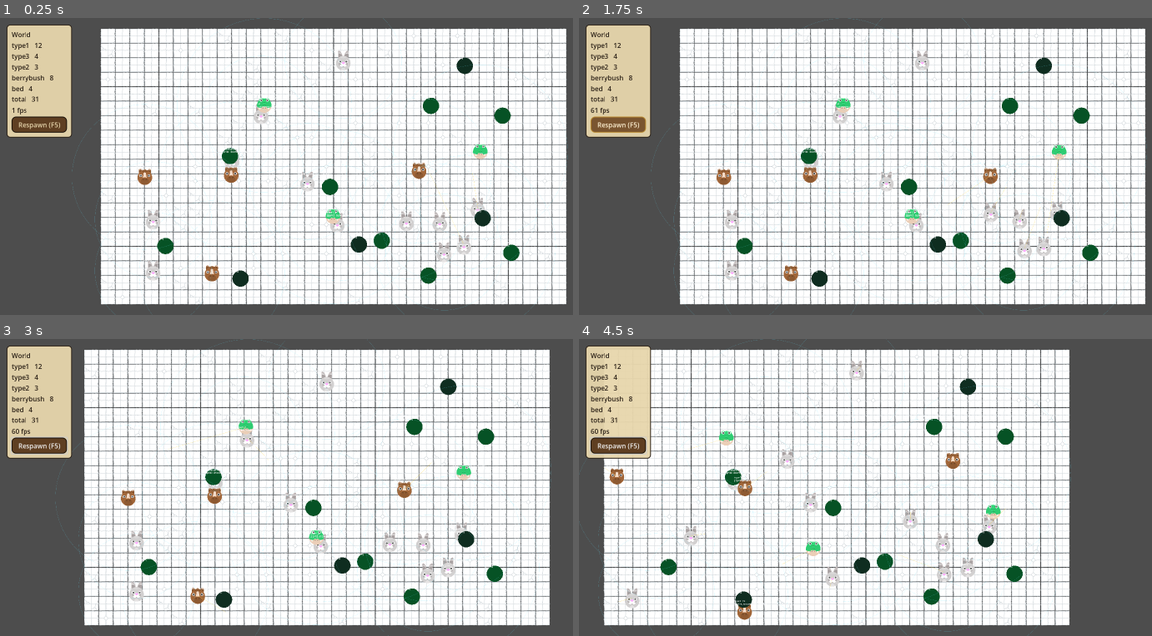
Above: before the commit, frames 1-4 (two rows, left to right).
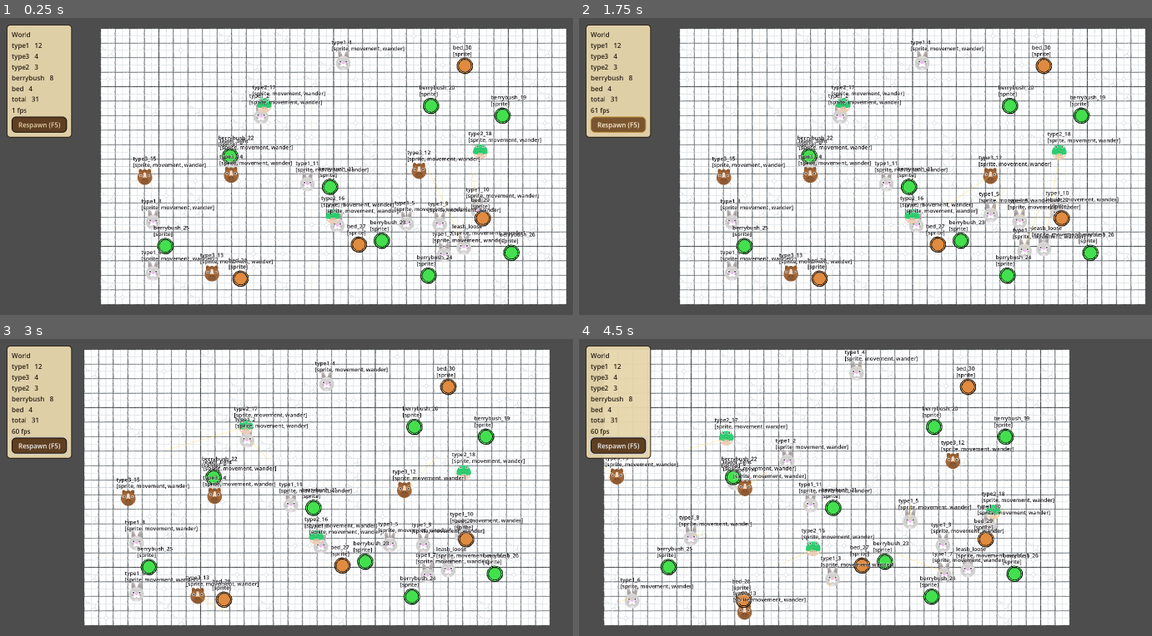
Above: after the commit, the same moments.

Repository: hafizosina/compilationpack
Game: Godot game, scene res://8. SimpleAiSystem/main.tscn
The game is run twice, just before and just after one commit, with the same random seed, the same clock (stepped at 60 frames per second) and the same inputs.
Inputs (mouse positions are in pixels of both pictures, inside the frame that each line leads up to):
- Up to frame 1 (0.25 s): no input
- Up to frame 2 (1.75 s): click "Respawn (F5)" at 0.5 s; click "Respawn (F5)" at 1.25 s
- Up to frame 3 (3 s): click "Respawn (F5)" at 2 s; tap Enter at 2.75 s; move the mouse to (481, 472) at 2.77 s; hold Right (ui_right) from 2.78 s (still down); hold Shift (sprint) from 2.78 s (still down); click (481, 472) at 2.92 s
- Up to frame 4 (4.5 s): release Right (ui_right) at 3.5 s; release Shift (sprint) at 3.5 s; drag from (779, 502) to (985, 567) at 3.52 s; move the mouse to (980, 422) at 4.27 s; hold Right (ui_right) from 4.28 s (still down); hold Shift (sprint) from 4.28 s (still down)

The runs differ from the first frame. In frame 1, 5.2% of the frame differs, in the area x 12-100%, y 0-100%; in frame 2, 5.1%; in frame 3, 5.1%; in frame 4, 5.2%, in the area x 0-86%, y 0-100%.

Commit message:
fix(sim): legible overlay levels and neutral prop tints

Diff:
--- a/8. SimpleAiSystem/components/sim_debug_component.gd
+++ b/8. SimpleAiSystem/components/sim_debug_component.gd
@@ -8,18 +8,26 @@
 ## injected by SimEntityFactory whenever Constant.DEBUG is on rather than
 ## authored into a blueprint — it is a dev tool, not content.
 
-## Shared toggle for every overlay in the scene, flipped by main.gd (F1).
-static var overlay_visible: bool = true
+## How much each overlay draws. LEASHES is the per-instance override proof but
+## is deliberately not the default — one circle per creature is unreadable with
+## a whole population on screen.
+enum Mode { OFF, LABELS, LEASHES }
 
-const TEXT_COLOR := Color(1, 1, 1, 0.85)
-const LEASH_COLOR := Color(0.4, 0.9, 1, 0.3)
+## Shared across every overlay in the scene, cycled by main.gd (F1).
+static var mode: Mode = Mode.LABELS
+
+const TEXT_COLOR := Color(0.09, 0.08, 0.1, 1)
+const TEXT_OUTLINE_COLOR := Color(1, 1, 1, 0.85)
+const TEXT_OUTLINE_SIZE := 4
+const LEASH_COLOR := Color(0.15, 0.55, 0.75, 0.45)
 const TARGET_COLOR := Color(1, 0.85, 0.3, 0.6)
-const FONT_SIZE := 11
-const LABEL_ORIGIN := Vector2(-46.0, -42.0)
+## Sized for the default camera zoom (0.55) — world-space text shrinks with it.
+const FONT_SIZE := 24
+const LABEL_ORIGIN := Vector2(-52.0, -72.0)
 
 var _wander: SimWanderComponent
 var _movement: SimMovementComponent
-var _was_visible: bool = true
+var _drawn_mode: Mode = Mode.LABELS
 
 ## Adds an overlay to `entity` and registers it. Called by the factory.
 static func attach(entity: SimEntity) -> SimDebugComponent:
@@ -43,25 +51,31 @@
 func _process(_delta: float) -> void:
 	# The entity moves under the overlay every frame, and one extra redraw is
 	# needed on the frame the overlay is switched off.
-	if overlay_visible or _was_visible:
-		_was_visible = overlay_visible
+	if mode != Mode.OFF or _drawn_mode != Mode.OFF:
+		_drawn_mode = mode
 		queue_redraw()
 
 func _draw() -> void:
-	if not overlay_visible or entity == null:
+	if mode == Mode.OFF or entity == null:
 		return
+	_draw_label(LABEL_ORIGIN, entity.name)
+	_draw_label(LABEL_ORIGIN + Vector2(0.0, FONT_SIZE + 4.0), _slot_label())
+
+	if _movement != null and _movement.is_moving():
+		draw_line(Vector2.ZERO, to_local(_movement.target()), TARGET_COLOR, 2.0)
+
+	# The leash circle is the per-instance override proof: two type1s carrying a
+	# radius override must draw visibly different circles from the default.
+	if mode == Mode.LEASHES and _wander != null:
+		draw_arc(to_local(entity.home_position), _wander.radius, 0.0, TAU, 64, LEASH_COLOR, 2.0)
+
+## The map is near-white and the sprites are pale, so the label needs an outline
+## to stay readable against either.
+func _draw_label(at: Vector2, text: String) -> void:
 	var font := ThemeDB.fallback_font
-	draw_string(font, LABEL_ORIGIN, entity.name,
-		HORIZONTAL_ALIGNMENT_LEFT, -1, FONT_SIZE, TEXT_COLOR)
-	draw_string(font, LABEL_ORIGIN + Vector2(0.0, FONT_SIZE + 2.0), _slot_label(),
-		HORIZONTAL_ALIGNMENT_LEFT, -1, FONT_SIZE, TEXT_COLOR)
-
-	# The leash circle is the per-instance override proof: two type1s carrying
-	# a radius override must draw visibly different circles from the default.
-	if _wander != null:
-		draw_arc(to_local(entity.home_position), _wander.radius, 0.0, TAU, 64, LEASH_COLOR, 1.0)
-	if _movement != null and _movement.is_moving():
-		draw_line(Vector2.ZERO, to_local(_movement.target()), TARGET_COLOR, 1.0)
+	draw_string_outline(font, at, text, HORIZONTAL_ALIGNMENT_LEFT, -1, FONT_SIZE,
+		TEXT_OUTLINE_SIZE, TEXT_OUTLINE_COLOR)
+	draw_string(font, at, text, HORIZONTAL_ALIGNMENT_LEFT, -1, FONT_SIZE, TEXT_COLOR)
 
 func _slot_label() -> String:
 	var names: Array[String] = []
--- a/8. SimpleAiSystem/defs/blueprints/bed.tres
+++ b/8. SimpleAiSystem/defs/blueprints/bed.tres
@@ -3,13 +3,13 @@
 [ext_resource type="Script" uid="uid://ms54tio2v81x" path="res://8. SimpleAiSystem/defs/sim_entity_def.gd" id="1_def"]
 [ext_resource type="Script" uid="uid://b4qpnevkf8tls" path="res://8. SimpleAiSystem/defs/sim_component_def.gd" id="2_base"]
 [ext_resource type="Script" uid="uid://dtqsb3tmid1tf" path="res://8. SimpleAiSystem/defs/components/sim_sprite_def.gd" id="3_sprite"]
-[ext_resource type="Texture2D" uid="uid://dr0dwgkfaqjvn" path="res://Global/Asset/Circle-Cyan.png" id="4_tex"]
+[ext_resource type="Texture2D" uid="uid://dlfyft0lv6p2h" path="res://Global/Asset/CircleButtonFull.png" id="4_tex"]
 
 [sub_resource type="Resource" id="Resource_sprite"]
 script = ExtResource("3_sprite")
 texture = ExtResource("4_tex")
 scale_factor = 0.75
-tint = Color(0.37, 0.25, 0.13, 1)
+tint = Color(1, 0.62, 0.28, 1)
 
 [resource]
 script = ExtResource("1_def")
--- a/8. SimpleAiSystem/defs/blueprints/berrybush.tres
+++ b/8. SimpleAiSystem/defs/blueprints/berrybush.tres
@@ -3,13 +3,13 @@
 [ext_resource type="Script" uid="uid://ms54tio2v81x" path="res://8. SimpleAiSystem/defs/sim_entity_def.gd" id="1_def"]
 [ext_resource type="Script" uid="uid://b4qpnevkf8tls" path="res://8. SimpleAiSystem/defs/sim_component_def.gd" id="2_base"]
 [ext_resource type="Script" uid="uid://dtqsb3tmid1tf" path="res://8. SimpleAiSystem/defs/components/sim_sprite_def.gd" id="3_sprite"]
-[ext_resource type="Texture2D" uid="uid://dr0dwgkfaqjvn" path="res://Global/Asset/Circle-Cyan.png" id="4_tex"]
+[ext_resource type="Texture2D" uid="uid://dlfyft0lv6p2h" path="res://Global/Asset/CircleButtonFull.png" id="4_tex"]
 
 [sub_resource type="Resource" id="Resource_sprite"]
 script = ExtResource("3_sprite")
 texture = ExtResource("4_tex")
 scale_factor = 0.75
-tint = Color(0.15, 0.45, 0.15, 1)
+tint = Color(0.3, 1, 0.35, 1)
 
 [resource]
 script = ExtResource("1_def")
--- a/8. SimpleAiSystem/main.gd
+++ b/8. SimpleAiSystem/main.gd
@@ -3,8 +3,9 @@
 ## Module 8 entry point. Builds the whole world from data on startup — every
 ## entity on screen comes out of world1.tres via the SimEntityFactory.
 ##
-## F1 toggles the per-entity debug overlay, F5 respawns the world (edit
-## world1.tres, hit F5, see the change without touching code).
+## F1 cycles the per-entity debug overlay (off / labels / labels + wander
+## leashes), F5 respawns the world (edit world1.tres, hit F5, see the change
+## without touching code).
 
 @onready var factory: SimEntityFactory = $EntityFactory
 
@@ -17,7 +18,8 @@
 		return
 	match event.keycode:
 		KEY_F1:
-			SimDebugComponent.overlay_visible = not SimDebugComponent.overlay_visible
+			SimDebugComponent.mode = ((SimDebugComponent.mode + 1)
+				% SimDebugComponent.Mode.size()) as SimDebugComponent.Mode
 			get_viewport().set_input_as_handled()
 		KEY_F5:
 			_respawn()
Not shown, changed: 8. SimpleAiSystem/MILESTONE_1_SPEC.md
